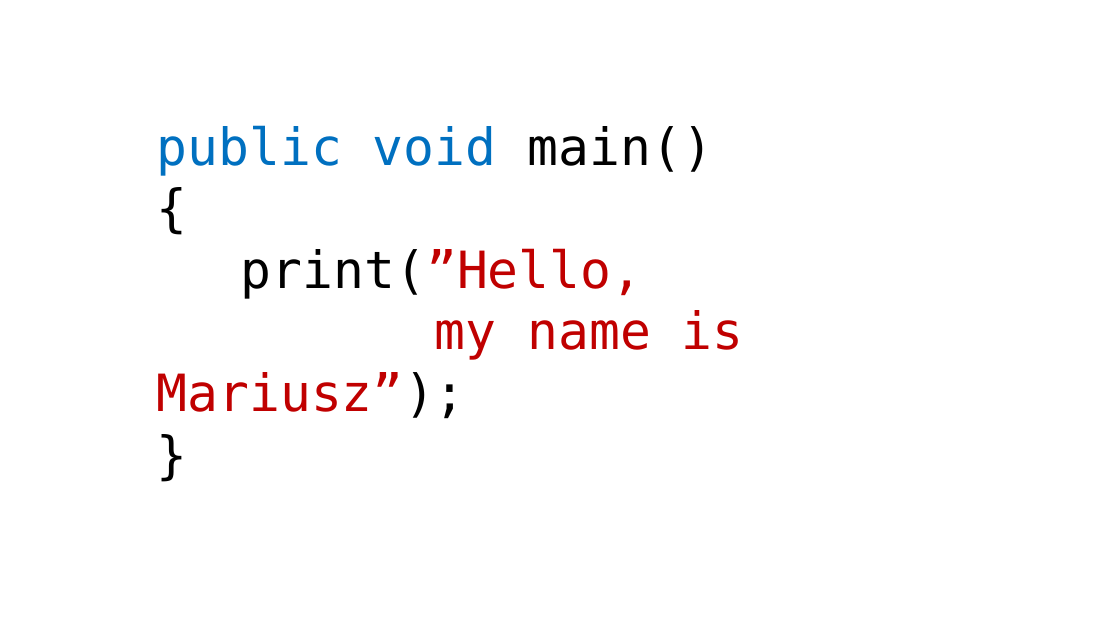
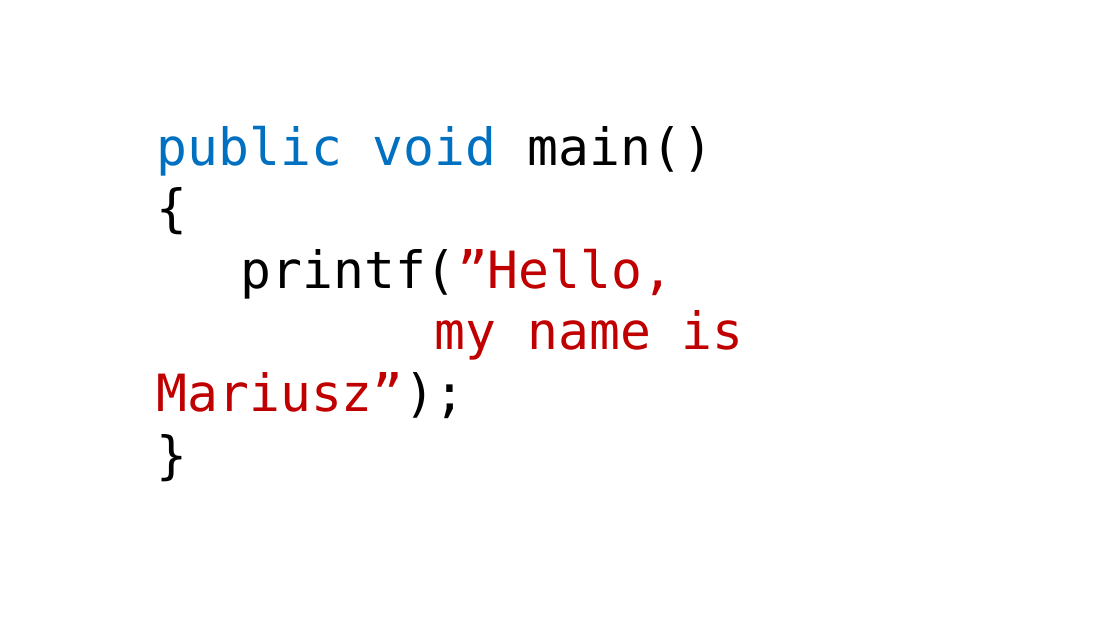
Before and after one commit to bytebarian/NullDereference, a slide deck: slide 1 of Prez/NULL/Nothing.pptx. Drawn at 1120x630 pixels with LibreOffice and Linux fonts; fonts in the diff are those of the drawing. Boxes give left, top, right and bottom in pixels: in the first picture for what was removed or moved away, otherwise in the second. Text is boxed around its words. In the diff, an @@ line names an element or a change of style, - is before the commit and + after.

```diff
--- a/Prez/NULL/Nothing.pptx
+++ b/Prez/NULL/Nothing.pptx
@@ text at [241, 248, 674, 299]: text changed; text colour #C00000 to #000000 @@
-print(”Hello,
+printf(”Hello,
```
Also in this commit, not shown: 2 other slides changed.
